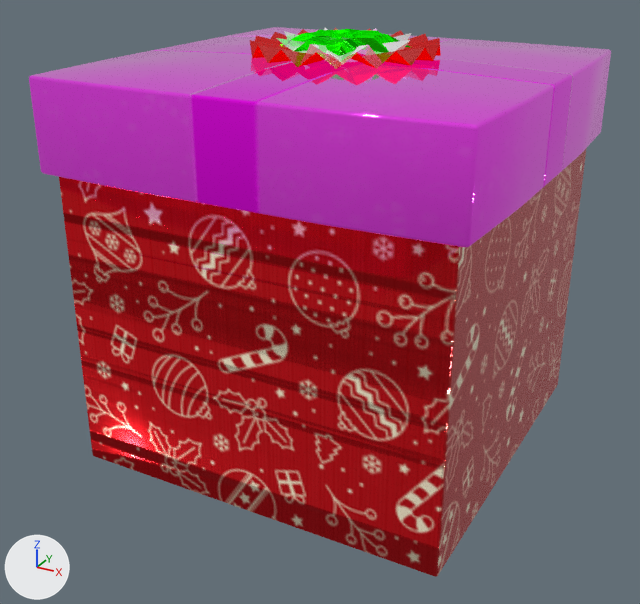
Two versions of the glTF model secretsanta/gift.glb, one commit apart.
One viewpoint serves both versions: a 50 mm camera at (2.08, -3.97, 2.7) aimed at (-0.01, -0.17, 0.81). Every picture has the same lights, and +X, +Y and +Z are marked at lower left. Where no turn or scale is listed for an object, it has been applied to the vertices.

The first picture shows 'Cube.001_primitive0', 'Cube.001_primitive1', 'Cube.002'.
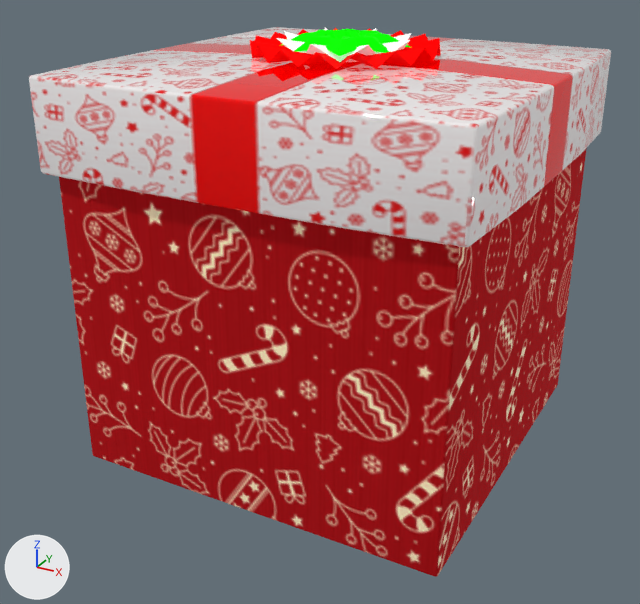
Commit message: updated gift box

Boxes (x1, y1, x2, y2) around the edits, measured in the pictures (640 x 604 px):
'Cube.002', surface changed (brown to red): (59, 149, 586, 577) in both
'Cube.001_primitive1', surface changed: (29, 27, 611, 247) in both
'Cube.001_primitive0', surface changed: (250, 28, 441, 69) in both

Diff of the bpy script that builds the scene:
```diff
--- a/secretsanta/gift.glb.py
+++ b/secretsanta/gift.glb.py
@@ img_blobhttps__sandbox_image_002 @@
-img_blobhttps__sandbox_image_002 = load_image('blobhttps__sandbox_image.002', '_unpacked/blobhttps__sandbox_image.002', 1024, 1024, 'Non-Color')
+img_blobhttps__sandbox_image_002 = load_image('blobhttps__sandbox_image.002', '_unpacked/blobhttps__sandbox_image.002', 1024, 1024, 'sRGB')
@@ img_blobhttps__sandbox_image_003 @@
-img_blobhttps__sandbox_image_003 = load_image('blobhttps__sandbox_image.003', '_unpacked/blobhttps__sandbox_image.003', 1024, 1024, 'sRGB')
+img_blobhttps__sandbox_image_003 = load_image('blobhttps__sandbox_image.003', '_unpacked/blobhttps__sandbox_image.003', 1024, 1024, 'Non-Color')
@@ mat_material_001 @@
 mat_material_001 = bpy.data.materials.new('Material.001')
-# nodes: BsdfPrincipled, Math, NormalMap, OutputMaterial, SeparateColor, TexImage x4
+# nodes: BsdfPrincipled, NormalMap, OutputMaterial, TexImage x3
 # uses the picture img_blobhttps__sandbox_image
 # uses the picture img_blobhttps__sandbox_image_001
-# uses the picture img_blobhttps__sandbox_image_002
@@ mat_material_002 @@
 n2 = _N.new('ShaderNodeTexImage'); n2.name = 'Image Texture'
-n2.image = img_blobhttps__sandbox_image_003
+n2.image = img_blobhttps__sandbox_image_002
 n3 = _N.new('ShaderNodeTexImage'); n3.name = 'Image Texture.001'
-n3.image = img_blobhttps__sandbox_image_003
+n3.image = img_blobhttps__sandbox_image_002
 n4 = _N.new('ShaderNodeMath'); n4.name = 'Math'
 n4.operation = 'MULTIPLY'
-n4.inputs[1].default_value = 0.99  # 'Value'
+n4.inputs[1].default_value = 0.495  # 'Value'
 n5 = _N.new('ShaderNodeMath'); n5.name = 'Math.001'
@@ mat_material_002 @@
 n7 = _N.new('ShaderNodeTexImage'); n7.name = 'Image Texture.002'
-n7.image = img_blobhttps__sandbox_image_004
+n7.image = img_blobhttps__sandbox_image_003
 n8 = _N.new('ShaderNodeNormalMap'); n8.name = 'Normal Map'
@@ mat_material_002 @@
 n9 = _N.new('ShaderNodeTexImage'); n9.name = 'Image Texture.003'
-n9.image = img_blobhttps__sandbox_image_005
+n9.image = img_blobhttps__sandbox_image_004
 _L.new(n0.outputs[0], n1.inputs[0])  # 'BSDF' to 'Surface'
```
